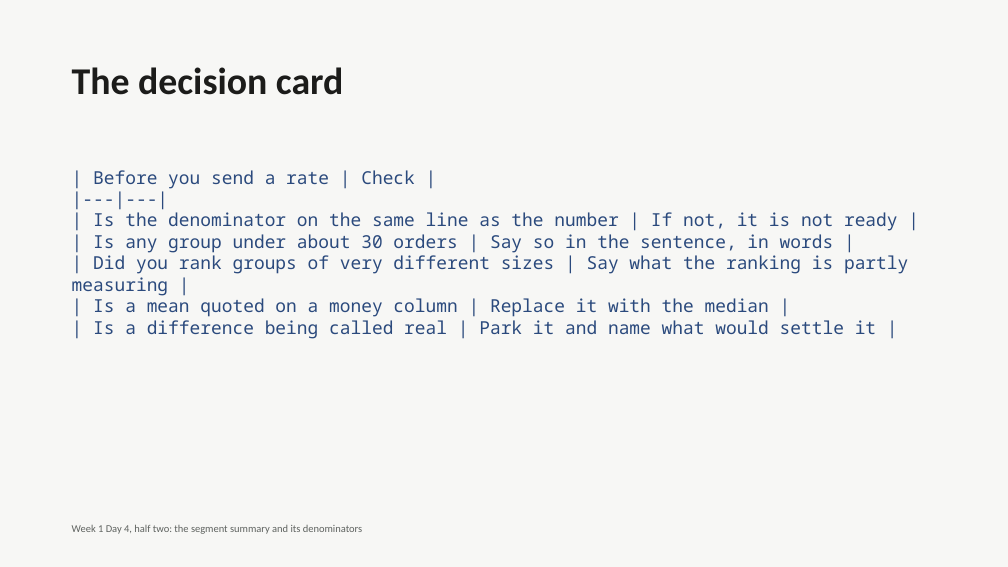
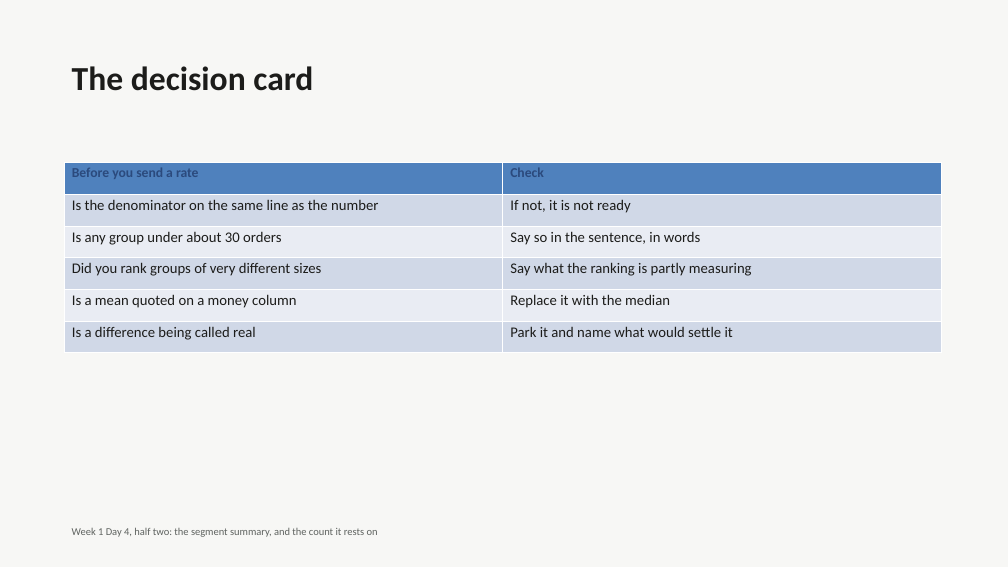
Before and after one commit to fde-academy-lab/c2-content-factory, a slide deck: slide 35 of content/W01/D4/C2_W01_D04_deck_half2_STUDENT.pptx (slide 28 before the commit). Drawn at 1008x567 pixels with LibreOffice and Linux fonts; fonts in the diff are those of the drawing. Boxes give left, top, right and bottom in pixels: in the first picture for what was removed or moved away, otherwise in the second. Text is boxed around its words. In the diff, an @@ line names an element or a change of style, - is before the commit and + after.

```diff
--- a/content/W01/D4/C2_W01_D04_deck_half2_STUDENT.pptx
+++ b/content/W01/D4/C2_W01_D04_deck_half2_STUDENT.pptx
@@ text "The decision card" at [72, 66, 313, 91]: size 36 to 32 pt @@
@@ table added at [64, 163, 941, 353], 6 rows, 2 columns @@
+Before you send a rate | Check
+Is the denominator on the same line as the number | If not, it is not ready
+Is any group under about 30 orders | Say so in the sentence, in words
+Did you rank groups of very different sizes | Say what the ranking is partly measuring
+Is a mean quoted on a money column | Replace it with the median
+Is a difference being called real | Park it and name what would settle it
@@ text removed at [72, 170, 908, 339] @@
-| Before you send a rate | Check |
-|---|---|
-| Is the denominator on the same line as the number | If not, it is not ready |
-| Is any group under about 30 orders | Say so in the sentence, in words |
-| Did you rank groups of very different sizes | Say what the ranking is partly measuring |
-| Is a mean quoted on a money column | Replace it with the median |
-| Is a difference being called real | Park it and name what would settle it |
@@ text at [72, 528, 378, 537]: text changed @@
-Week 1 Day 4, half two: the segment summary and its denominators
+Week 1 Day 4, half two: the segment summary, and the count it rests on
```
Also in this commit, not shown: 28 other slides changed, 12 slides added, 4 other files.
